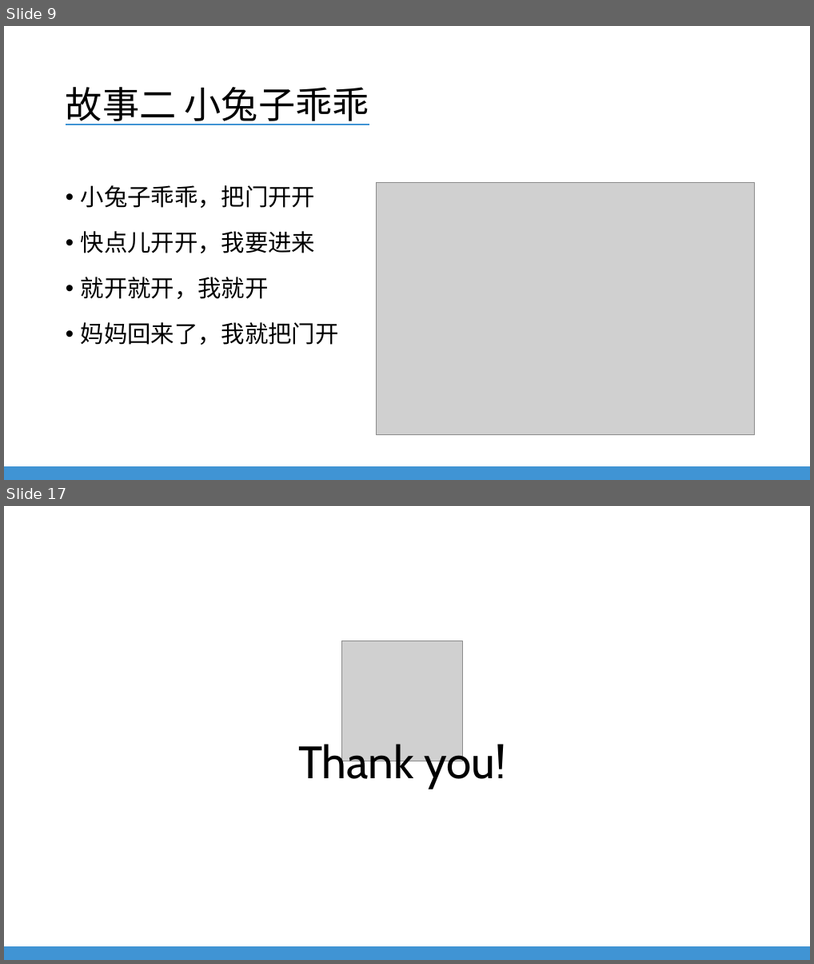
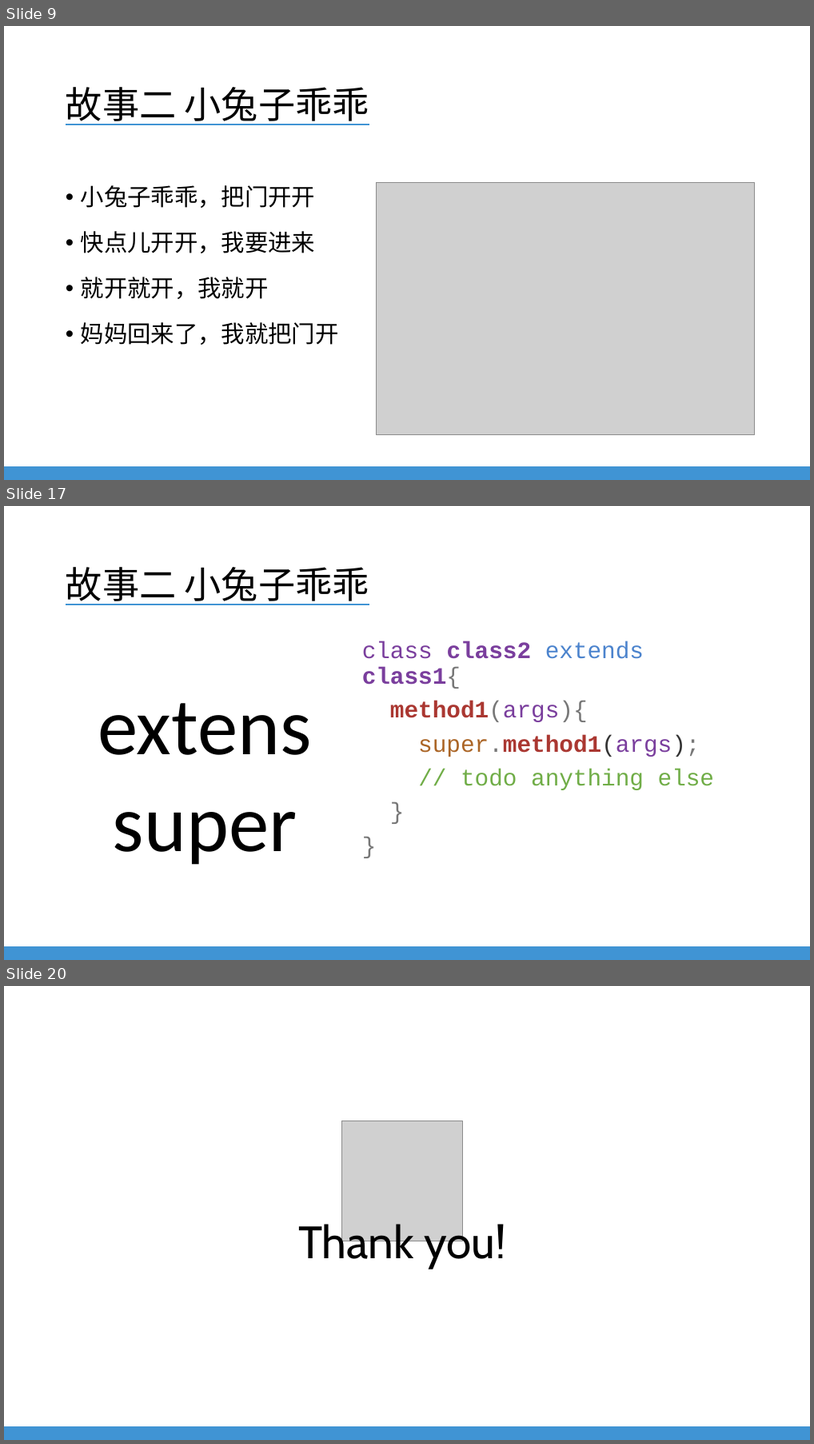
Before and after one commit to EverDoc/NLU, a slide deck: NLU Training - Javascript For QA.pptx. Shown one above the other, each under a label of ours: slides 9 and 17 before the commit, slides 9, 17 and 20 after it; the slides between them are not shown. The pictures are 814x964 and 814x1444 pixels, drawn with LibreOffice and Linux fonts; fonts in the diff are those of the drawing; grey boxes stand for pictures; background and template pictures are left out. Boxes give left, top, right and bottom in pixels: in the first picture for what was removed or moved away, otherwise in the second. Text is boxed around its words. In the diff, an @@ line names an element or a change of style, - is before the commit and + after.

```diff
--- a/NLU Training - Javascript For QA.pptx
+++ b/NLU Training - Javascript For QA.pptx
@@ slide 17 added at (x1=4, y1=506, x2=810, y2=960), background #FFFFFF; not listed: 1 template element that a slide beside it also shows @@
@@ title added at (x1=66, y1=567, x2=370, y2=605), 44 pt, text #000000, underline @@
+故事二 小兔子乖乖
@@ text added at (x1=362, y1=641, x2=714, y2=790), 28 pt, text #7A3E9D @@
+class class2 extends class1{
+method1(args){
+super.method1(args);
+// todo anything else
+}
+}
@@ text added at (x1=98, y1=703, x2=312, y2=864), 96 pt, text #000000 @@
+extens super
@@ what was slide 17 is now slide 20 @@
```
Also in this commit, not shown: 9 other slides added, 7 slides removed.
